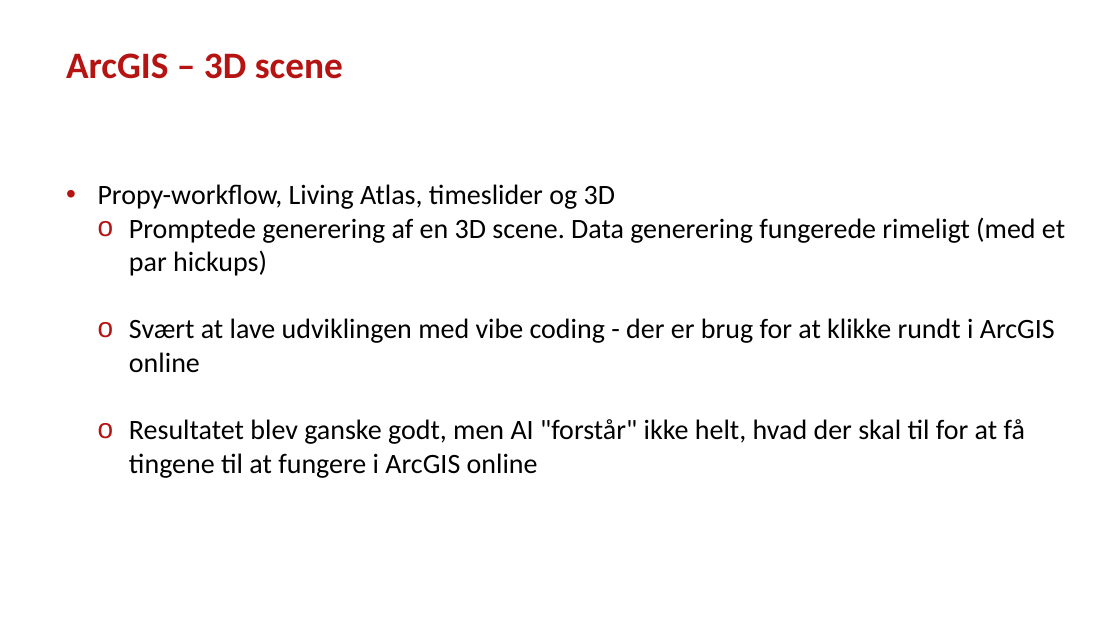
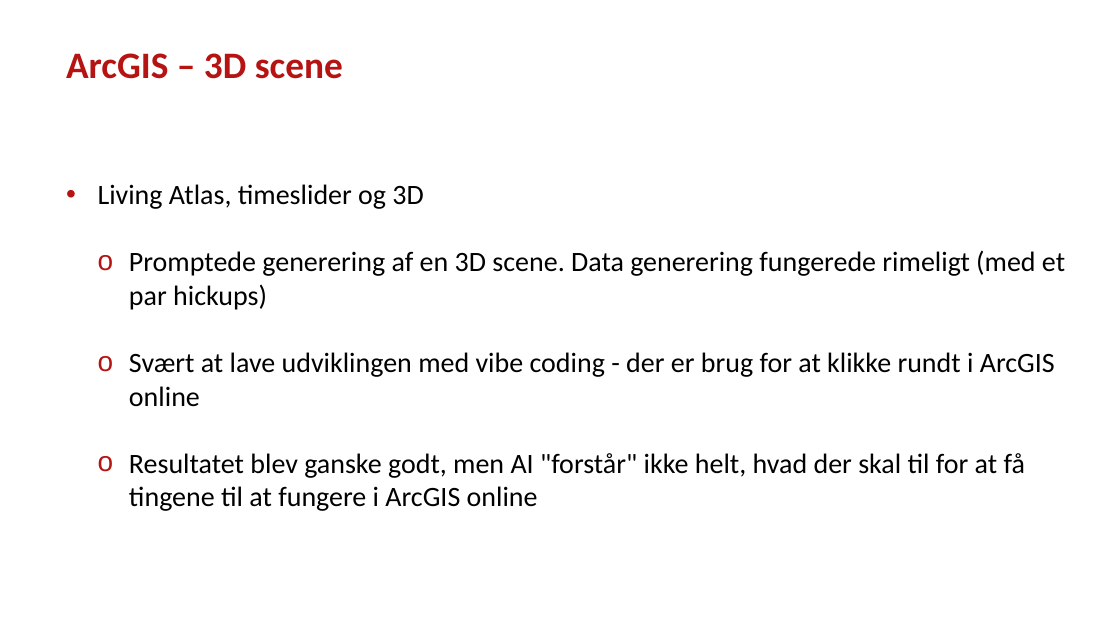
Before and after one commit to steenhulthin/vibe-coding-kortdage-2025, a slide deck: slide 15 of Vibe coding og AI-assisteret udvikling af geodata-dashboards - Steen Hulthin Rasmussen - SSI - 14.11.2025.pptx. Drawn at 1120x630 pixels with LibreOffice and Linux fonts; fonts in the diff are those of the drawing; background and template pictures are left out. Boxes give left, top, right and bottom in pixels: in the first picture for what was removed or moved away, otherwise in the second. Text is boxed around its words. In the diff, an @@ line names an element or a change of style, - is before the commit and + after.

```diff
--- a/Vibe coding og AI-assisteret udvikling af geodata-dashboards - Steen Hulthin Rasmussen - SSI - 14.11.2025.pptx
+++ b/Vibe coding og AI-assisteret udvikling af geodata-dashboards - Steen Hulthin Rasmussen - SSI - 14.11.2025.pptx
@@ text at (x1=98, y1=184, x2=423, y2=209): text changed @@
-• Propy-workflow, Living Atlas, timeslider og 3D
+• Living Atlas, timeslider og 3D
```
Also in this commit, not shown: 8 other slides changed.
